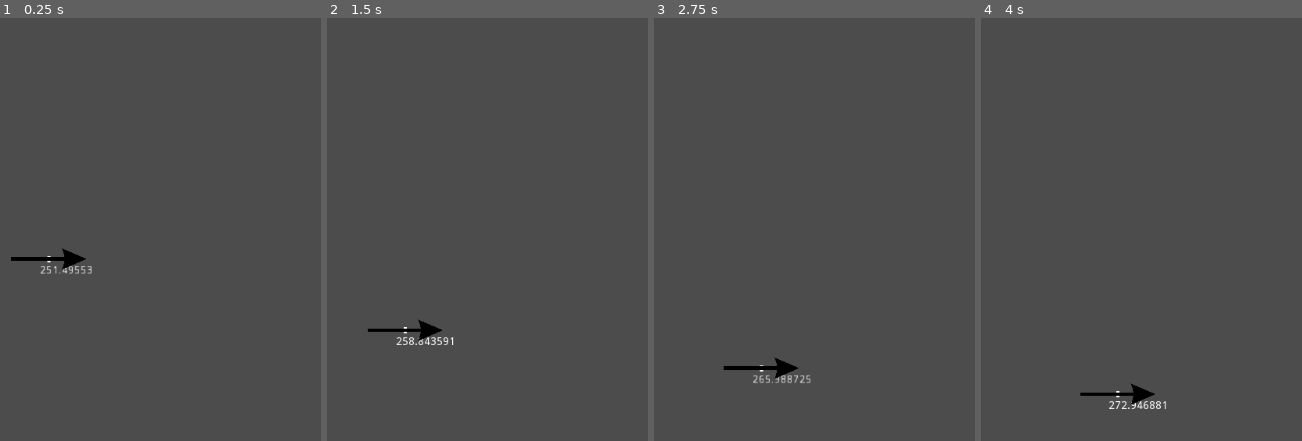
Above: before the commit, frames 1-4 (left to right).
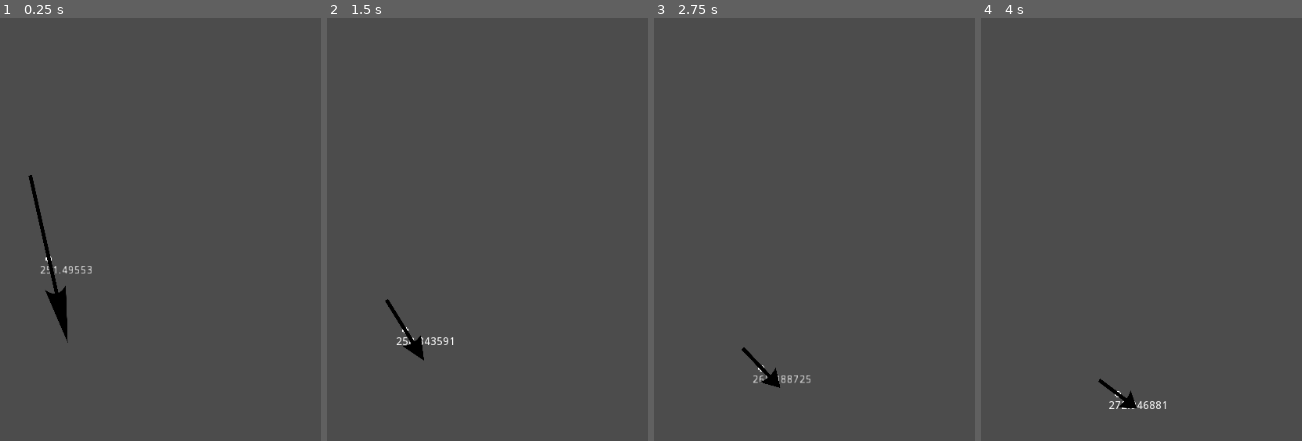
Above: after the commit, the same moments.

Repository: GalileoCap/GDT_Boleadora
Game: Godot game, scene res://Main.tscn
The game is run twice, just before and just after one commit, with the same random seed, the same clock (stepped at 60 frames per second) and the same inputs.
Inputs:
- Up to frame 1 (0.25 s): no input
- Up to frame 2 (1.5 s): no input
- Up to frame 3 (2.75 s): no input
- Up to frame 4 (4 s): no input

The runs differ from the first frame. In frame 1, 1.1% of the frame differs, in the area x 3-27%, y 37-77%; in frame 2, 0.6%; in frame 3, 0.5%; in frame 4, 0.5%.

Commit message:
Ahora la flecha apunta hacia donde va la pelota, Y cambia de tamanio en base a la velocidad del cambio

Diff:
--- a/Main.tscn
+++ b/Main.tscn
@@ -8,3 +8,5 @@
 [node name="Bola" parent="." index="0" instance=ExtResource( 1 )]
 
 [node name="Flecha" parent="." index="1" instance=ExtResource( 2 )]
+
+_sections_unfolded = [ "Transform" ]
--- a/Node2D.gd
+++ b/Node2D.gd
@@ -79,8 +79,11 @@
 	var dx = position.x - xant
 	var dy = position.y - yant
 	var yp = dy / dx
-	print(position.x, "\t", dy, "\t", yp)
 
 	var flecha = get_node("../Flecha")
 	flecha.position.x = position.x
 	flecha.position.y = position.y
+	var hip = sqrt(pow(dy, 2) + pow(dx, 2))
+	var rot = atan2(dy, dx)
+	flecha.rotation = rot
+	flecha.scale = Vector2(hip, 1)
